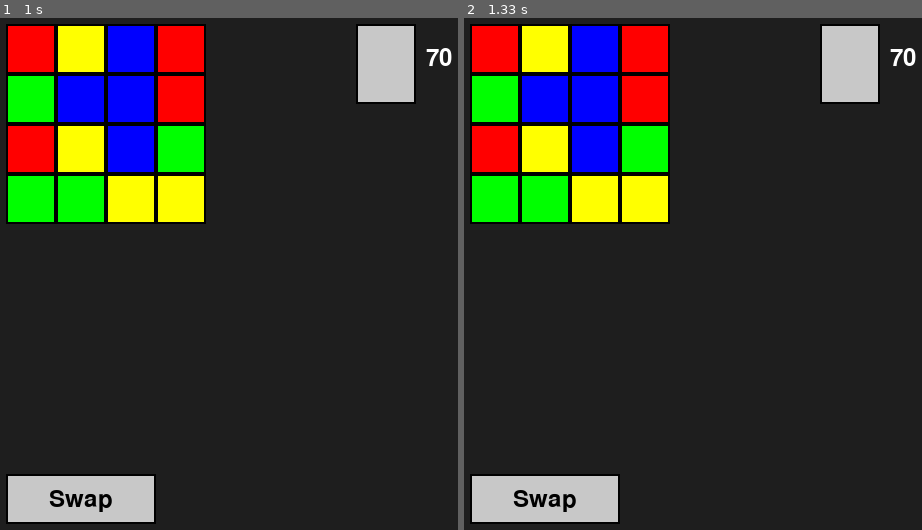
Above: before the commit, frames 1-2 (left to right).
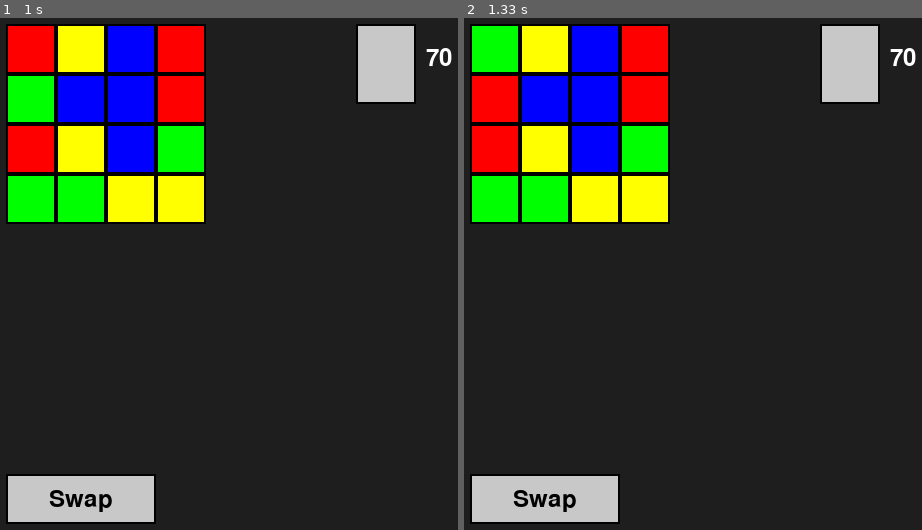
Above: after the commit, the same moments.

Repository: tillschutze/matcher
Game: pygame game, started from main.py
Two runs of this game, one before a commit and one after it. Both use one fixed random seed, a clock stepped at 60 frames per second and the inputs below.
Inputs (mouse positions are in pixels of both pictures, inside the frame that each line leads up to):
- Up to frame 1 (1 s): click "Swap" at 0.38 s; click (32, 48) at 0.72 s
- Up to frame 2 (1.33 s): click (496, 99) at 1.05 s

Frame 1 is identical in both runs. In frame 2, 1.8% of the frame differs, in the area x 1-12%, y 1-21%.

Commit message:
swap cells on click

Diff:
--- a/classes/Game.py
+++ b/classes/Game.py
@@ -1,17 +1,50 @@
 from classes.Board import Board
 from classes.Deck import Deck
 from classes.ActionButton import ActionButton
+from classes.Cell import Cell
+from typing import Dict, Optional
 
 class Game:
     def __init__(self, screen, colors, dimension):
         self.board = Board(dimension, colors)
         self.deck = Deck(colors)
-        self.swapButton = ActionButton((50, 500, 150, 50), "Swap", self.swap)
+        self.swapButton = ActionButton((50, 500, 150, 50), "Swap", self.start_swap)
+        self.is_swapping = False
+        self.swapState: Optional[Dict] = None
 
 
     def draw(self, screen):
         self.board.draw_board(screen)
         self.swapButton.draw(screen)
 
-    def swap(self):
+    def start_swap(self):
         print("Swapping!")
+        self.is_swapping = True
+        self.swapState = None
+
+    def handle_swap(self, clicked_cell: Cell):
+        if self.swapState is None:
+            # First click: choose the source cell.
+            self.swapState = {"source": clicked_cell, "adjacent": []}
+            # Find all orthogonally adjacent cells.
+            for cell in self.board.cells:
+                if cell == clicked_cell:
+                    continue
+                # Check if the cell is directly to the left/right or above/below.
+                if (cell.row == clicked_cell.row and abs(cell.col - clicked_cell.col) == 1) or (cell.col == clicked_cell.col and abs(cell.row - clicked_cell.row) == 1):
+                    self.swapState["adjacent"].append(cell)
+                print(f"Source cell selected at ({clicked_cell.row}, {clicked_cell.col}). "
+                    f"Highlighting {len(self.swapState['adjacent'])} adjacent cells.")
+        else:
+            # Second click: if clicked cell is one of the highlighted adjacent cells, perform the swap.
+            if clicked_cell in self.swapState["adjacent"]:
+                source = self.swapState["source"]
+                target = clicked_cell
+                # Swap their values.
+                source.color, target.color = target.color, source.color
+                print(f"Swapped cell at ({source.row}, {source.col}) with cell at ({target.row}, {target.col}).")
+            else:
+                print("Invalid target cell. Swap cancelled.")
+            # Reset swap mode regardless of whether swap was successful.
+            self.is_swapping = False
+            self.swapState = None
--- a/main.py
+++ b/main.py
@@ -17,8 +17,6 @@
 
     colors = [Color.RED, Color.BLUE, Color.GREEN, Color.YELLOW]
     game = Game(screen, colors, 4)
-    # Create buttons for actions.
-    swapButton = ActionButton((50, 500, 150, 50), "Action 1", swap)
     # Set up a clock to control the framerate.
     clock = pygame.time.Clock()
 
@@ -30,6 +28,15 @@
                 running = False
 
             game.swapButton.handle_event(event)
+
+            if game.is_swapping and event.type == pygame.MOUSEBUTTONDOWN and event.button == 1:
+                clicked_cell = game.board.find_clicked_cell(event.pos)
+                if clicked_cell is  None:
+                    continue
+                else:
+                    game.handle_swap(clicked_cell)
+
+
 
 
 
